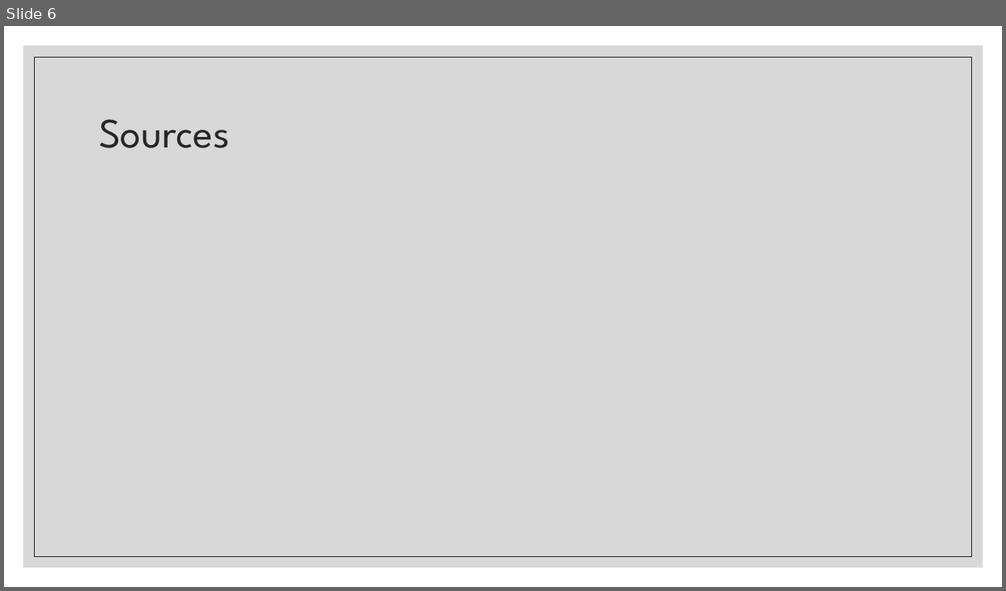
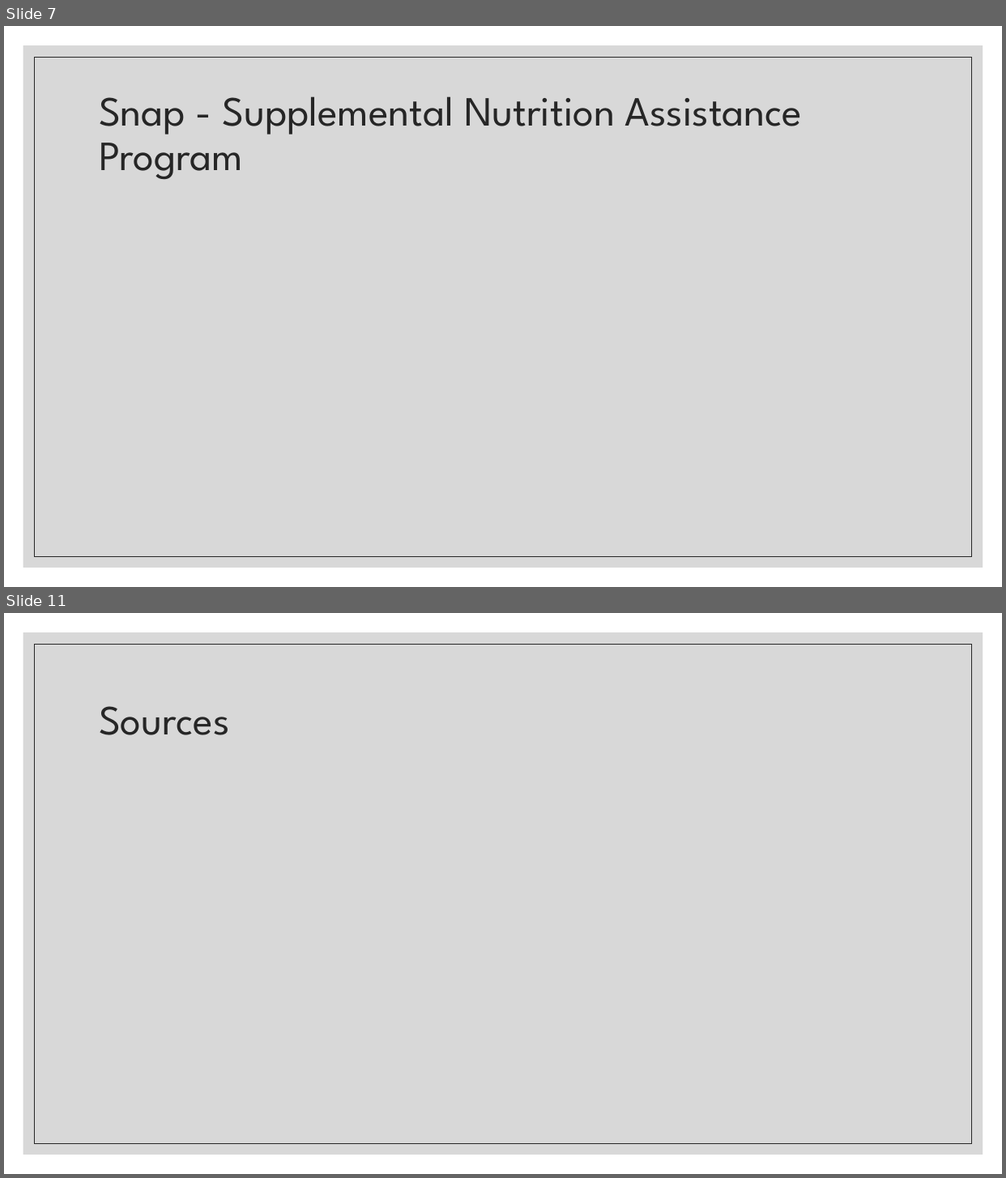
Before and after one commit to annrinTN/capstone_annrumsey, a slide deck: NSS Capstone Ann Rumsey.pptx. Shown one above the other, each under a label of ours: slide 6 before the commit, slides 7 and 11 after it; the slides between them are not shown. The pictures are 1006x591 and 1006x1178 pixels, drawn with LibreOffice and Linux fonts; fonts in the diff are those of the drawing. Boxes give left, top, right and bottom in pixels: in the first picture for what was removed or moved away, otherwise in the second. Text is boxed around its words. In the diff, an @@ line names an element or a change of style, - is before the commit and + after.

```diff
--- a/NSS Capstone Ann Rumsey.pptx
+++ b/NSS Capstone Ann Rumsey.pptx
@@ slide 7 added at (4,26,1002,587), background #FFFFFF; not listed: 2 template elements that a slide beside it also shows @@
@@ title added at (99,96,802,180), 40 pt, text #262626 @@
+Snap - Supplemental Nutrition Assistance Program
@@ what was slide 6 is now slide 11 @@
```
Also in this commit, not shown: 3 slides changed, 5 other slides added, 1 slide removed, 5 other files.
